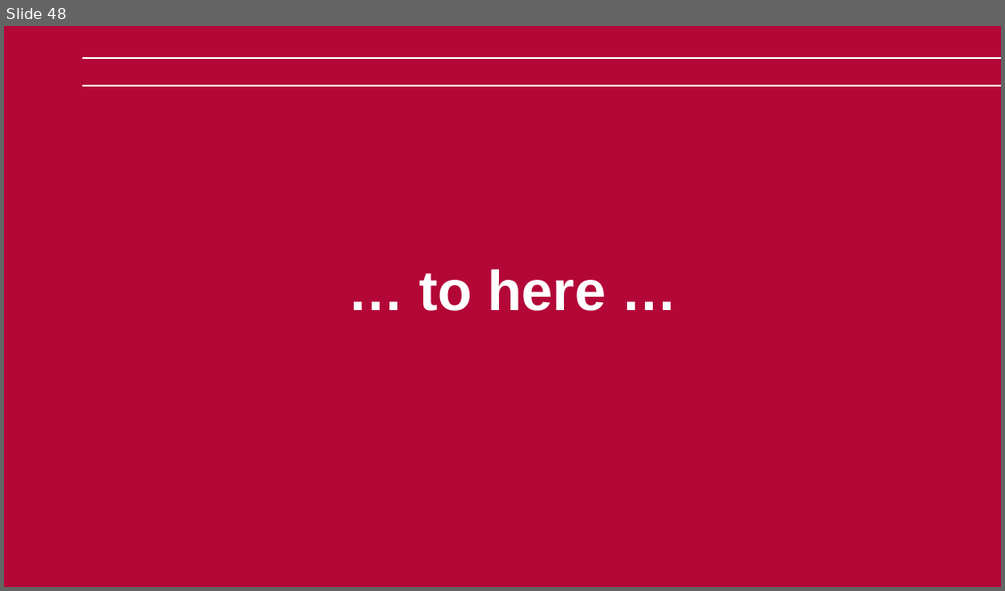
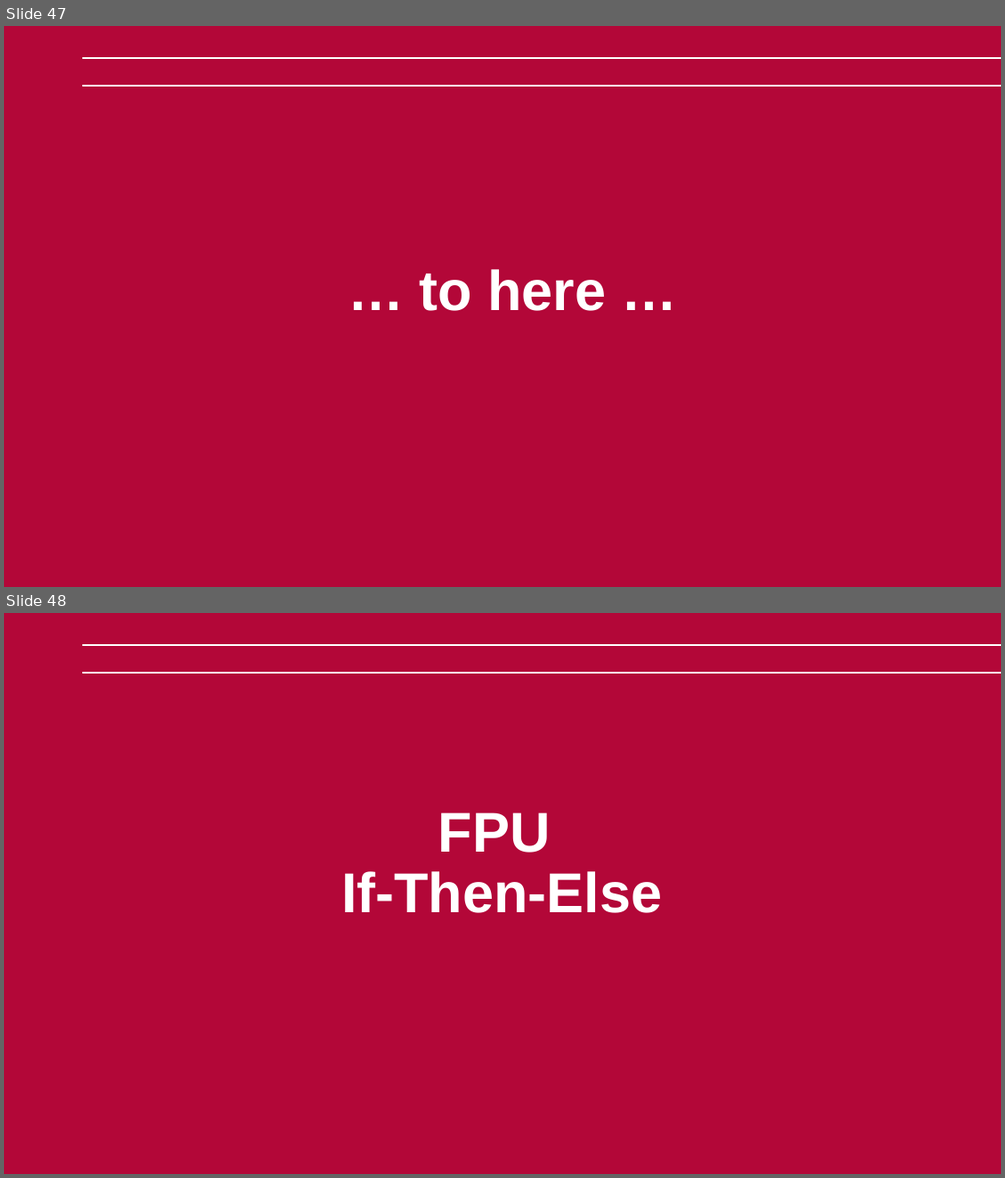
Before and after one commit to mikegrace2/CSEN20-Fall2026-Course-Website, a slide deck: Week08_FloatingPoint/Ch09_Getting Started with Floating Point_V4.pptx. Shown one above the other, each under a label of ours: slide 48 before the commit, slides 47 and 48 after it. The pictures are 1005x591 and 1005x1178 pixels, drawn with LibreOffice and Linux fonts; fonts in the diff are those of the drawing; background and template pictures are left out. Boxes give left, top, right and bottom in pixels: in the first picture for what was removed or moved away, otherwise in the second. Text is boxed around its words. In the diff, an @@ line names an element or a change of style, - is before the commit and + after.

```diff
--- a/Week08_FloatingPoint/Ch09_Getting Started with Floating Point_V4.pptx
+++ b/Week08_FloatingPoint/Ch09_Getting Started with Floating Point_V4.pptx
@@ slide 48 added at box(4, 613, 1001, 1174), background #B30738; not listed: 2 template elements that a slide beside it also shows @@
@@ title added at box(341, 812, 662, 913), 54 pt, text #FFFFFF, bold @@
+FPU
+If-Then-Else
@@ what was slide 48 is now slide 47 @@
```
Also in this commit, not shown: 17 other slides added.
